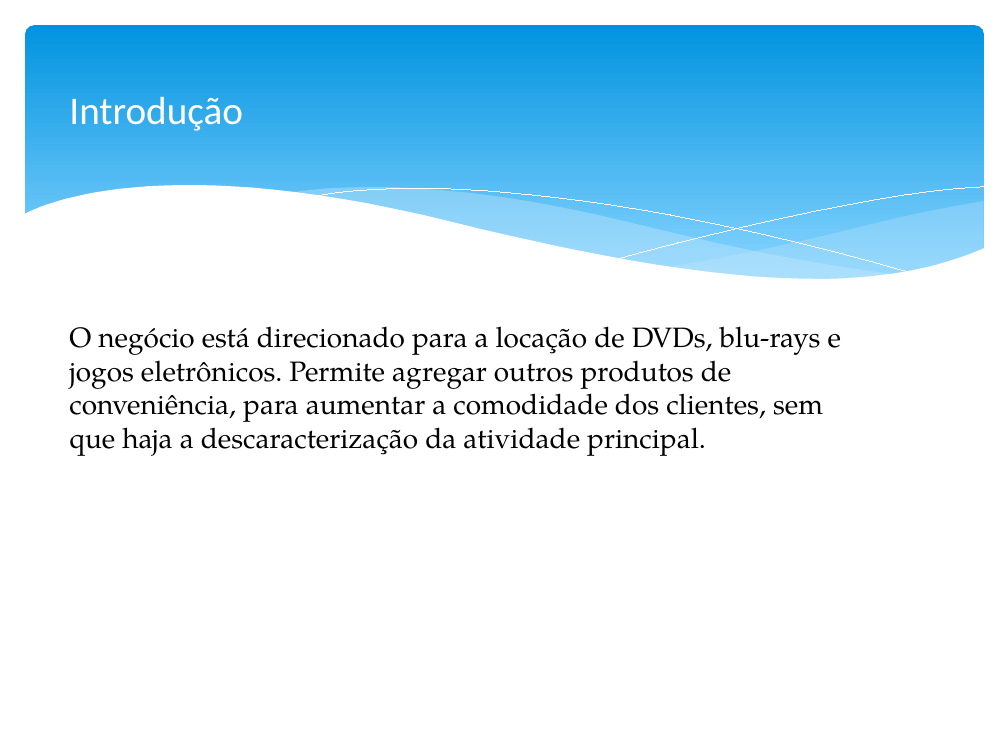
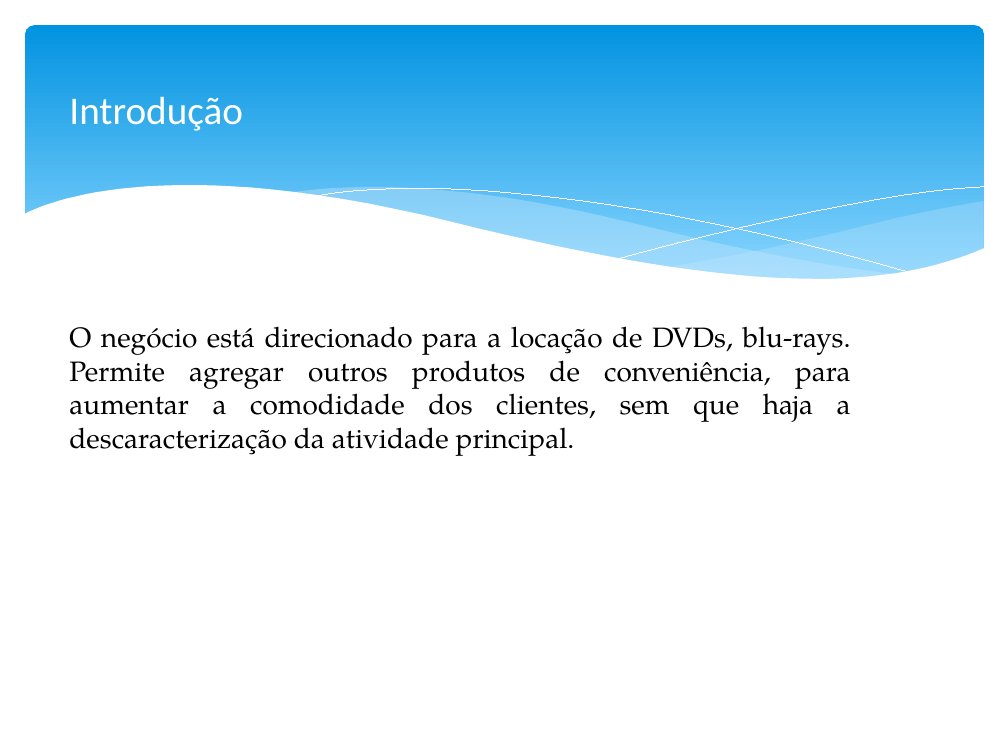
Before and after one commit to eversonAntonio/Trabalho-Engenharia1, a slide deck: slide 2 of Apresentação/Apresentação1.pptx. Drawn at 1008x756 pixels with LibreOffice and Linux fonts; fonts in the diff are those of the drawing. Boxes give left, top, right and bottom in pixels: in the first picture for what was removed or moved away, otherwise in the second. Text is boxed around its words. In the diff, an @@ line names an element or a change of style, - is before the commit and + after.

```diff
--- a/Apresentação/Apresentação1.pptx
+++ b/Apresentação/Apresentação1.pptx
@@ text at (69,326,851,456): text changed @@
-O negócio está direcionado para a locação de DVDs, blu-rays e jogos eletrônicos. Permite agregar outros produtos de conveniência, para aumentar a comodidade dos clientes, sem que haja a descaracterização da atividade principal.
+O negócio está direcionado para a locação de DVDs, blu-rays. Permite agregar outros produtos de conveniência, para aumentar a comodidade dos clientes, sem que haja a descaracterização da atividade principal.
```
Also in this commit, not shown: 8 other slides changed, 1 slide added, 4 slides removed, 3 other files.
